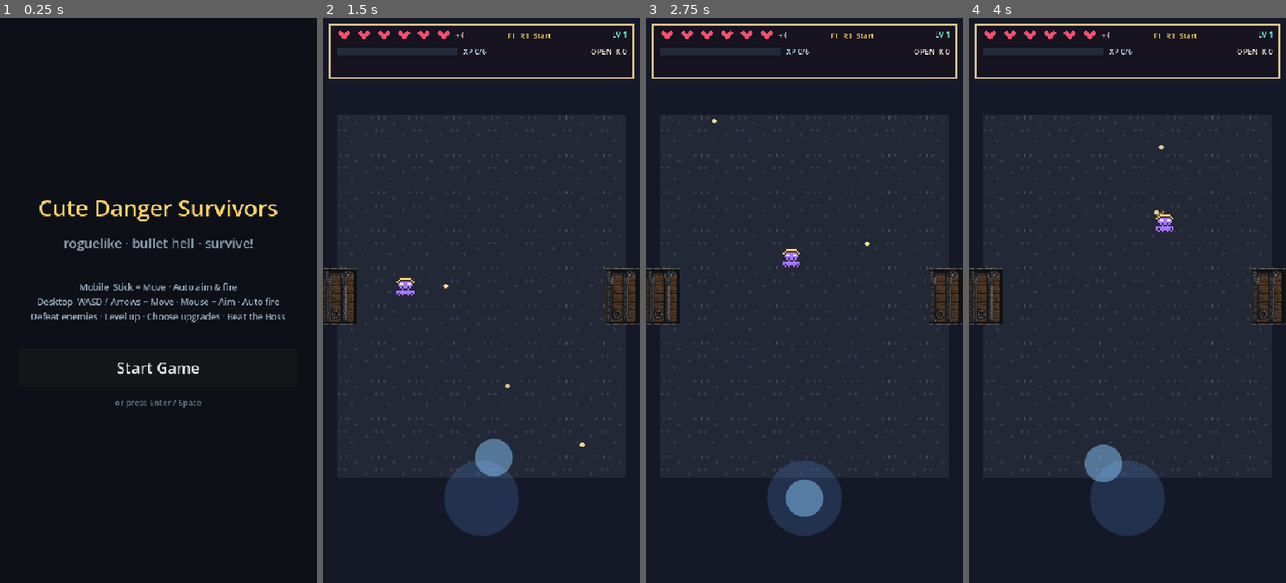
Above: before the commit, frames 1-4 (left to right).
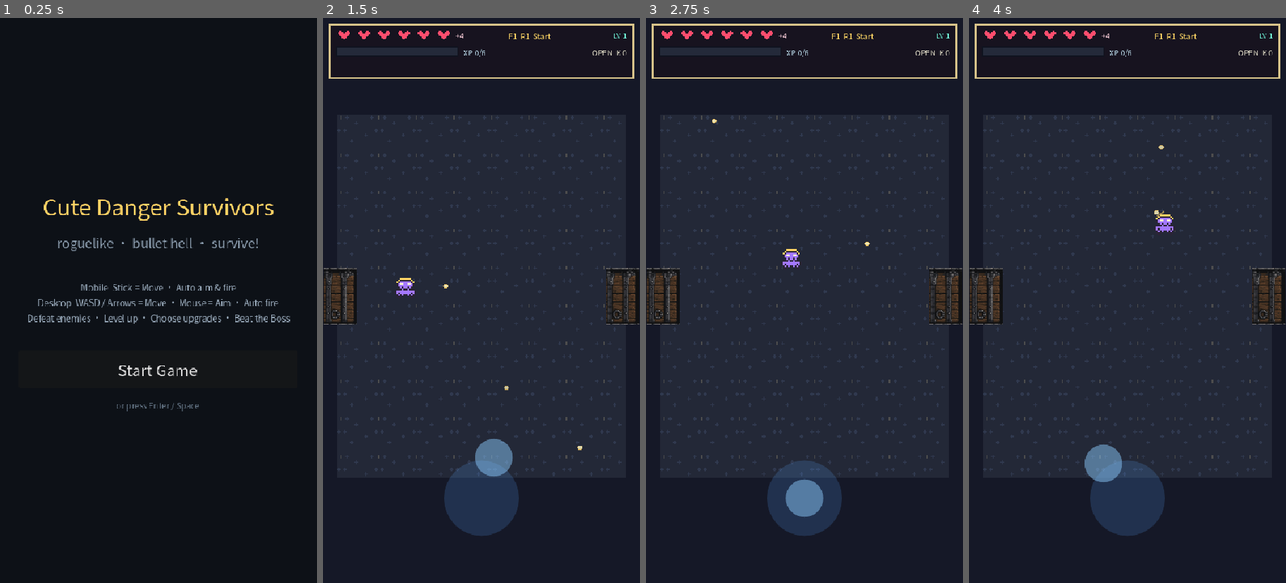
Above: after the commit, the same moments.

Repository: rinn0027-ai/cute-danger-survivors
Game: Godot game, scene res://scenes/StartMenu.tscn
Two runs of this game, one before a commit and one after it. Both use one fixed random seed, a clock stepped at 60 frames per second and the inputs below.
Inputs (mouse positions are in pixels of both pictures, inside the frame that each line leads up to):
- Up to frame 1 (0.25 s): no input
- Up to frame 2 (1.5 s): click "Start Game" at 0.5 s; tap Enter at 1.25 s; move the mouse to (551, 272) at 1.27 s; hold D (move_right) from 1.28 s (still down); tap 1 at 1.35 s; click (551, 272) at 1.42 s
- Up to frame 3 (2.75 s): tap Space at 1.52 s; release D (move_right) at 2 s; drag from (741, 328) to (934, 470) at 2.02 s
- Up to frame 4 (4 s): move the mouse to (1159, 176) at 2.77 s; hold D (move_right) 2.78-3.5 s; tap 3 at 2.85 s; drag from (1111, 413) to (988, 294) at 3.52 s

The runs differ from the first frame. In frame 1, 3.6% of the frame differs, in the area x 8-92%, y 31-70%; in frame 2, 0.3%; in frame 3, 0.2%; in frame 4, 0.2%.

Commit message:
Add subsetted CJK font for web UI
Replace the macOS-bundled ArialUnicode.ttf with an open-source Noto Sans
CJK TC font, subsetted to the 234 glyphs the UI actually uses (130 KB).
Fixes Chinese text rendering as tofu boxes on mobile web, where no CJK
fallback font was available. Re-exported the web build into docs/.

Co-Authored-By: Claude Opus 4.8 <noreply@anthropic.com>

Diff:
--- a/scripts/main.gd
+++ b/scripts/main.gd
@@ -8,6 +8,7 @@
 const JoystickScene := preload("res://scripts/virtual_joystick.gd")
 const MusicPlayer := preload("res://scripts/music_player.gd")
 const SfxPlayer   := preload("res://scripts/sfx_player.gd")
+const UI_FONT_PATH := "res://assets/fonts/GameFont.otf"
 const DUNGEON_MIN_ROOMS := 7
 const DUNGEON_MAX_ATTEMPTS := 24
 
@@ -1493,6 +1494,7 @@
 	var layer := CanvasLayer.new()
 	var root := Control.new()
 	root.name = "HUDRoot"
+	root.theme = _make_ui_theme()
 	root.set_anchors_preset(Control.PRESET_FULL_RECT)
 	layer.add_child(root)
 	var stats_panel := PanelContainer.new()
@@ -1639,6 +1641,14 @@
 	style.content_margin_bottom = 8
 	return style
 
+func _make_ui_theme() -> Theme:
+	var theme := Theme.new()
+	var ui_font := load(UI_FONT_PATH) as Font
+	if ui_font != null:
+		theme.default_font = ui_font
+	theme.default_font_size = 16
+	return theme
+
 func _make_level_panel() -> Control:
 	var shade := Control.new()
 	shade.name = "LevelPanel"
--- a/scripts/start_menu.gd
+++ b/scripts/start_menu.gd
@@ -1,9 +1,11 @@
 extends Control
 
 const MusicPlayer := preload("res://scripts/music_player.gd")
+const UI_FONT_PATH := "res://assets/fonts/GameFont.otf"
 
 func _ready() -> void:
 	add_child(MusicPlayer.new())
+	theme = _make_ui_theme()
 	set_anchors_preset(Control.PRESET_FULL_RECT)
 	mouse_filter = Control.MOUSE_FILTER_STOP
 
@@ -99,3 +101,11 @@
 			document.documentElement.style.overflow = 'hidden';
 		})();
 	""")
+
+func _make_ui_theme() -> Theme:
+	var ui_theme := Theme.new()
+	var ui_font := load(UI_FONT_PATH) as Font
+	if ui_font != null:
+		ui_theme.default_font = ui_font
+	ui_theme.default_font_size = 16
+	return ui_theme
Binary file added: assets/fonts/GameFont.otf
Not shown, added: assets/fonts/GameFont.otf.import
Not shown, added: .claude/scheduled_tasks.lock
Not shown, changed: docs/index.html
Not shown, changed: docs/index.pck
Not shown, changed: docs/index.service.worker.js
Not shown, added: tools/subset_font.py
